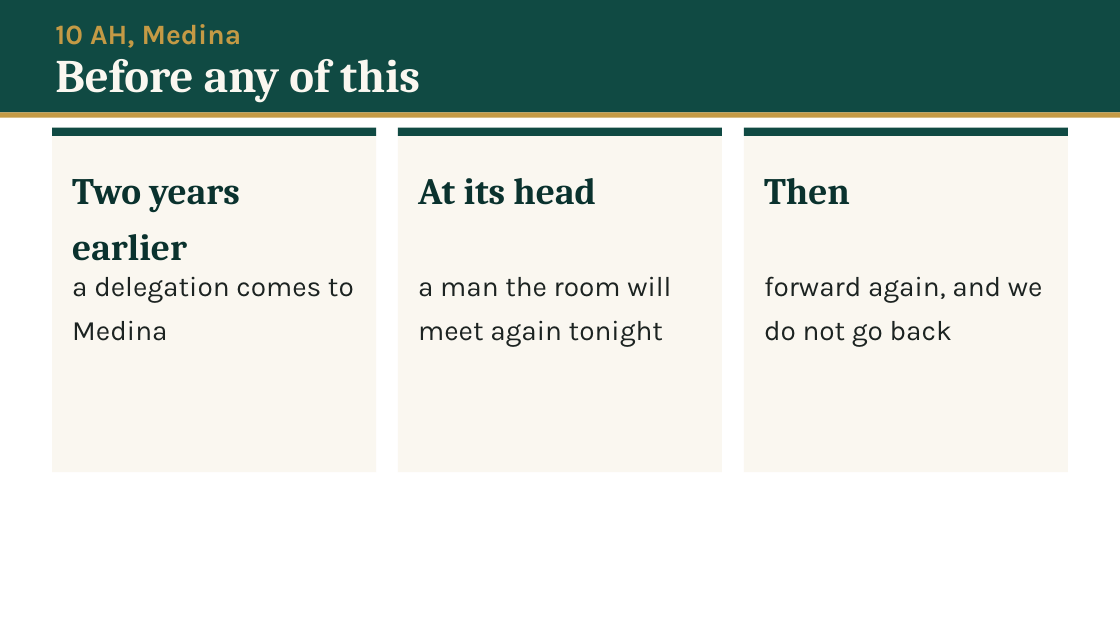
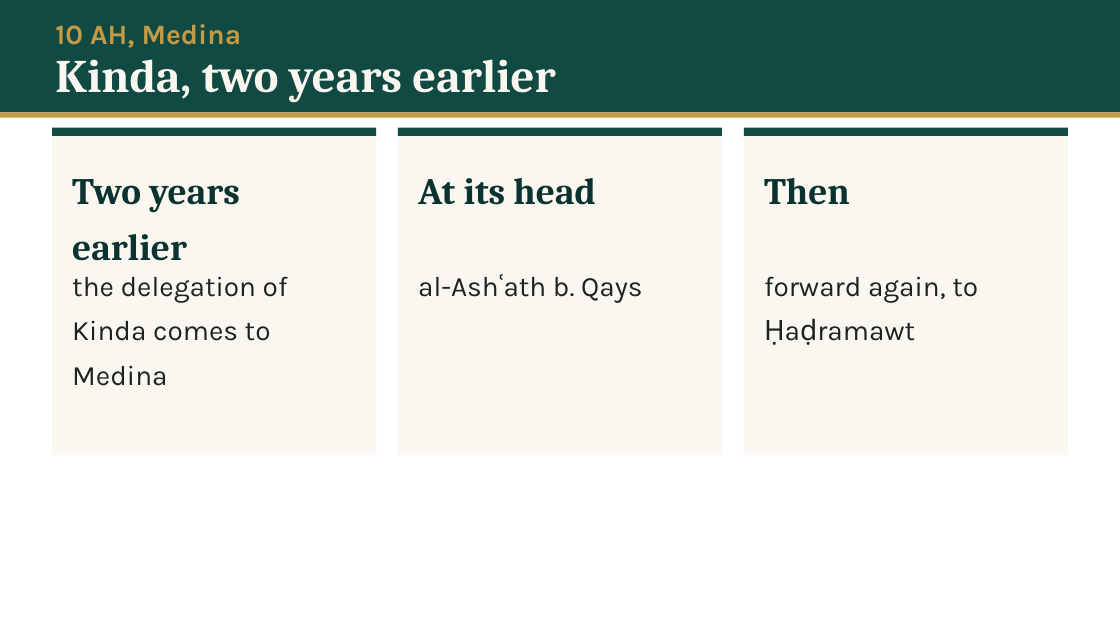
Before and after one commit to daniyalyasin93/2026SeptemberIslamicHistoryClass, a slide deck: slide 37 of S06_hadramawt_bahrayn/S06.pptx (slide 30 before the commit). Drawn at 1120x630 pixels with LibreOffice and Linux fonts; fonts in the diff are those of the drawing. Boxes give left, top, right and bottom in pixels: in the first picture for what was removed or moved away, otherwise in the second. Text is boxed around its words. In the diff, an @@ line names an element or a change of style, - is before the commit and + after.

```diff
--- a/S06_hadramawt_bahrayn/S06.pptx
+++ b/S06_hadramawt_bahrayn/S06.pptx
@@ text at (55, 59, 555, 103): text changed @@
-Before any of this
+Kinda, two years earlier
@@ rectangle: place and size @@
-rectangle at (52, 128, 376, 472)
+rectangle at (52, 128, 376, 455)
@@ rectangle: place and size @@
-rectangle at (398, 128, 723, 472)
+rectangle at (398, 128, 723, 455)
@@ rectangle: place and size @@
-rectangle at (744, 128, 1069, 472)
+rectangle at (744, 128, 1069, 455)
@@ text at (72, 276, 288, 386): text changed @@
-a delegation comes to Medina
+the delegation of Kinda comes to Medina
@@ text at (418, 277, 642, 303): text changed @@
-a man the room will meet again tonight
+al-Ashʿath b. Qays
@@ text at (764, 276, 978, 303): text changed @@
-forward again, and we do not go back
+forward again, to Ḥaḍramawt
```
Also in this commit, not shown: 60 other slides changed, 18 slides added, 11 slides removed, 37 other files.
